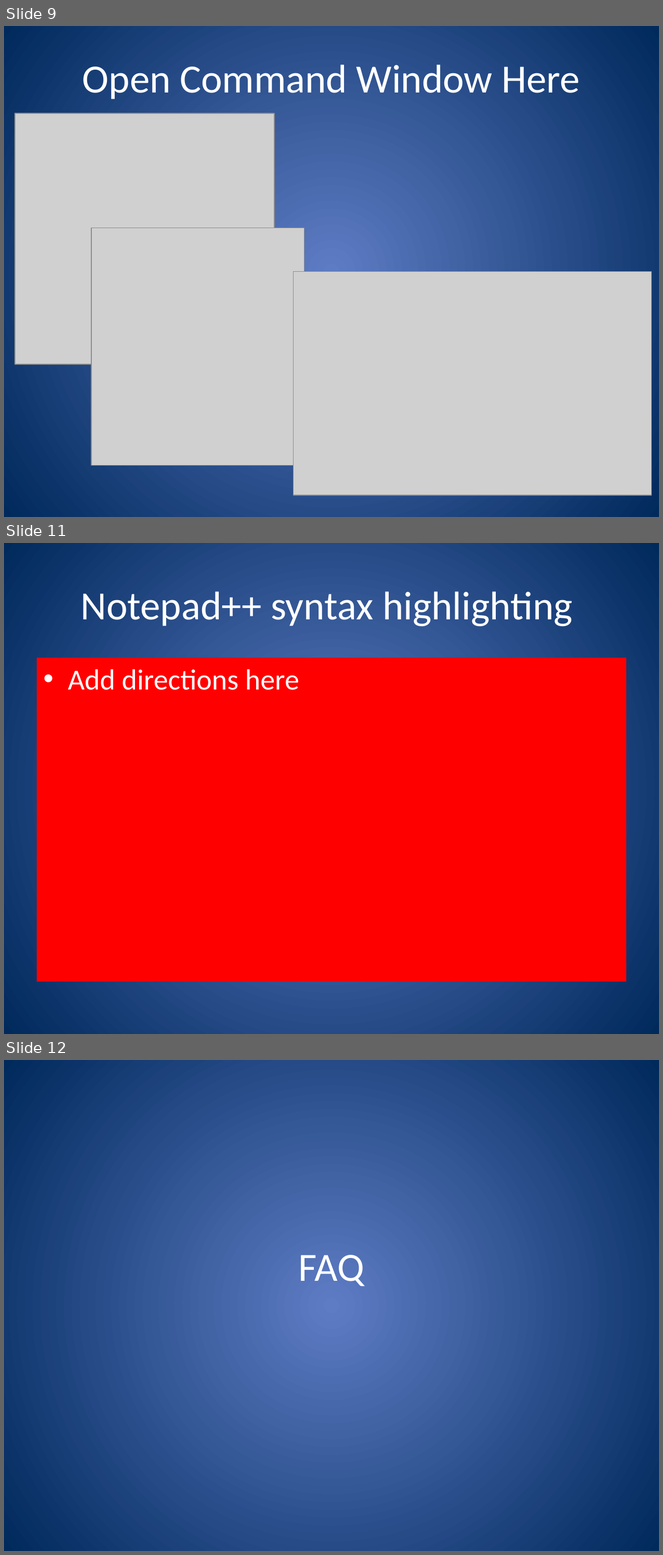
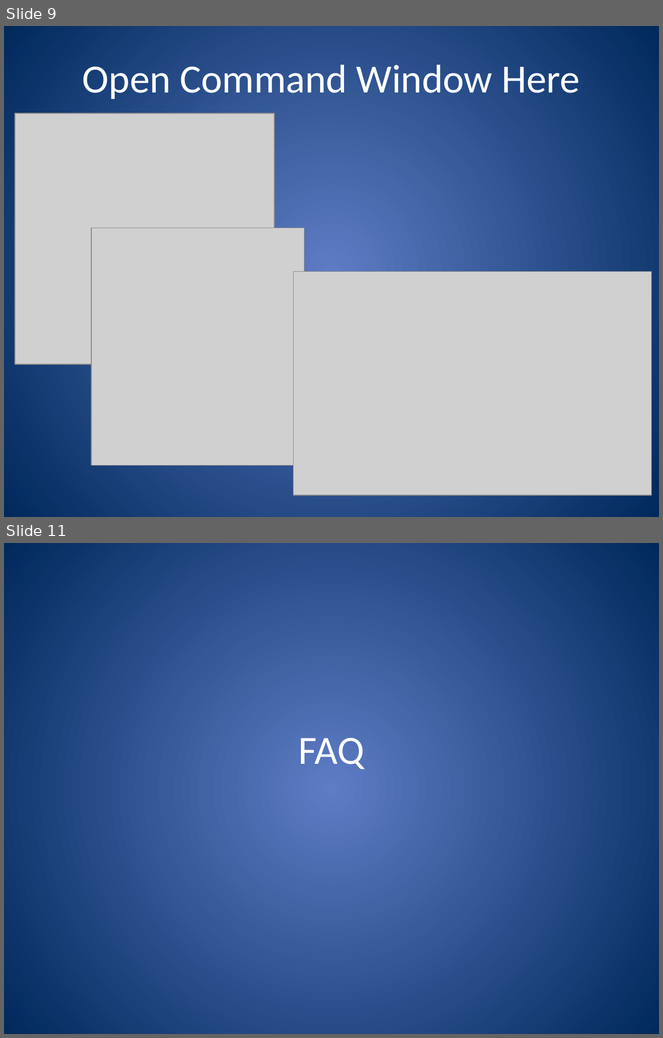
Before and after one commit to CADWRDeltaModeling/dsm2, a slide deck: dsm2/presentations/DSM2 Installation.pptx. Shown one above the other, each under a label of ours: slides 9, 11 and 12 before the commit, slides 9 and 11 after it; the slides between them are not shown. The pictures are 663x1555 and 663x1038 pixels, drawn with LibreOffice and Linux fonts; fonts in the diff are those of the drawing; grey boxes stand for pictures. Boxes give left, top, right and bottom in pixels: in the first picture for what was removed or moved away, otherwise in the second. Text is boxed around its words. In the diff, an @@ line names an element or a change of style, - is before the commit and + after.

```diff
--- a/dsm2/presentations/DSM2 Installation.pptx
+++ b/dsm2/presentations/DSM2 Installation.pptx
@@ slide 11 removed at box(4, 543, 659, 1034), background gradient #5E7CC5 to #00295C @@
@@ title removed at box(80, 591, 572, 627) @@
-Notepad++ syntax highlighting
@@ text removed at box(37, 657, 626, 982) @@
-• Add directions here
@@ what was slide 12 is now slide 11 @@
```
Also in this commit, not shown: 1 slide changed.
